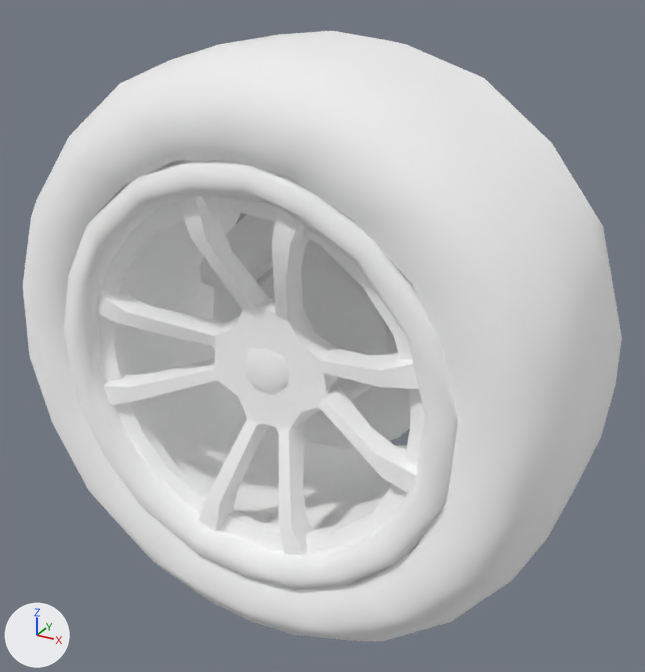
The glTF model Templates/CSharpGameEngine.Templates.Vehicle/Assets/Vehicles/SportsCar/SM_SportsCar_Wheel.glb, before and after one commit.
Camera for both pictures: a 50 mm camera at (0.549, -1.053, 0.491) aimed at (0.016, -0.084, 0.006). Every picture has the same lights, and +X, +Y and +Z are marked at lower left. The first picture is the older version. Vertices at exactly the same position are counted once.

Before the edit, the objects in view are built like this:
```python
me_sm_sportscar_wheel = bpy.data.meshes.new('SM_SportsCar_Wheel')
me_sm_sportscar_wheel.from_pydata(...)  # 963 vertices, 1902 faces; spans x -0.392..0.392, y -0.271..0.079, z -0.392..0.392
# faces by material slot: [1222, 680]
me_sm_sportscar_wheel.materials.append(mat_material_0)  # white #ffffff
me_sm_sportscar_wheel.materials.append(mat_material_1)  # white #ffffff
ob_sm_sportscar_wheel = bpy.data.objects.new('SM_SportsCar_Wheel', me_sm_sportscar_wheel)
ob_sm_sportscar_wheel.location = (0.0, 0.0, 0.0)
```
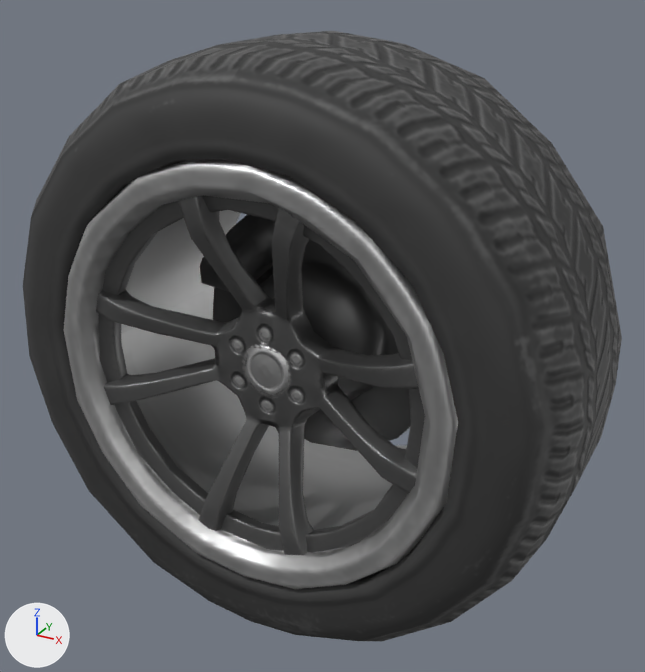
What differs and where, as boxes [x1, y1, x2, y2] in the pictures (645 x 672 px):
```json
{"part": 1, "of": "me_sm_sportscar_wheel", "change": "recoloured", "before": [64, 160, 458, 589], "after": [64, 160, 458, 589], "on screen": "white to grey"}
{"part": 2, "of": "me_sm_sportscar_wheel", "change": "recoloured", "before": [23, 31, 622, 641], "after": [23, 31, 622, 641], "on screen": "white to black"}
```

Scene script edits in JSON lines:
```json
{"op": "add", "block": "img_mi_sportscar_tire_basecolor", "code": ["img_mi_sportscar_tire_basecolor = load_image('MI_SportsCar_Tire_BaseColor', '_unpacked/MI_SportsCar_Tire_BaseColor', 1024, 1024, 'sRGB')"]}
{"op": "add", "block": "img_mi_sportscar_tire_metallicroughness", "code": ["img_mi_sportscar_tire_metallicroughness = load_image('MI_SportsCar_Tire_MetallicRoughness', '_unpacked/MI_SportsCar_Tire_MetallicRoughness', 1024, 1024, 'Non-Color')"]}
{"op": "add", "block": "img_t_sportscar_tire_n", "code": ["img_t_sportscar_tire_n = load_image('T_SportsCar_Tire_N', '_unpacked/T_SportsCar_Tire_N', 512, 512, 'Non-Color')"]}
{"op": "add", "block": "img_m_sportscar_wheel_basecolor", "code": ["img_m_sportscar_wheel_basecolor = load_image('M_SportsCar_Wheel_BaseColor', '_unpacked/M_SportsCar_Wheel_BaseColor', 1024, 1024, 'sRGB')"]}
{"op": "add", "block": "img_t_sportscar_wheel_n", "code": ["img_t_sportscar_wheel_n = load_image('T_SportsCar_Wheel_N', '_unpacked/T_SportsCar_Wheel_N', 512, 512, 'Non-Color')"]}
{"op": "add", "block": "mat_mi_sportscar_tire", "code": ["mat_mi_sportscar_tire = bpy.data.materials.new('MI_SportsCar_Tire')", "# uses the picture img_mi_sportscar_tire_basecolor", "# uses the picture img_mi_sportscar_tire_metallicroughness", "# uses the picture img_t_sportscar_tire_n"]}
{"op": "add", "block": "mat_m_sportscar_wheel", "code": ["mat_m_sportscar_wheel = bpy.data.materials.new('M_SportsCar_Wheel')", "# uses the picture img_m_sportscar_wheel_basecolor", "# uses the picture img_t_sportscar_wheel_n"]}
{"block": "me_sm_sportscar_wheel", "where": "me_sm_sportscar_wheel.from_pydata(...)  # 963 vertices, 1902 faces; spans x -0.392..0.392, y -0.271..0.079, z -0.392..0.392"}
{"block": "me_sm_sportscar_wheel", "where": "# used by ob_sm_sportscar_wheel; location = (0.0, 0.0, 0.0)"}
{"block": "me_sm_sportscar_wheel", "change": "me_sm_sportscar_wheel part 1: all 1222 faces that had it switch from mat_material_0 (white #ffffff) to mat_m_sportscar_wheel"}
{"block": "me_sm_sportscar_wheel", "change": "me_sm_sportscar_wheel part 2: all 680 faces that had it switch from mat_material_1 (white #ffffff) to mat_mi_sportscar_tire"}
```
